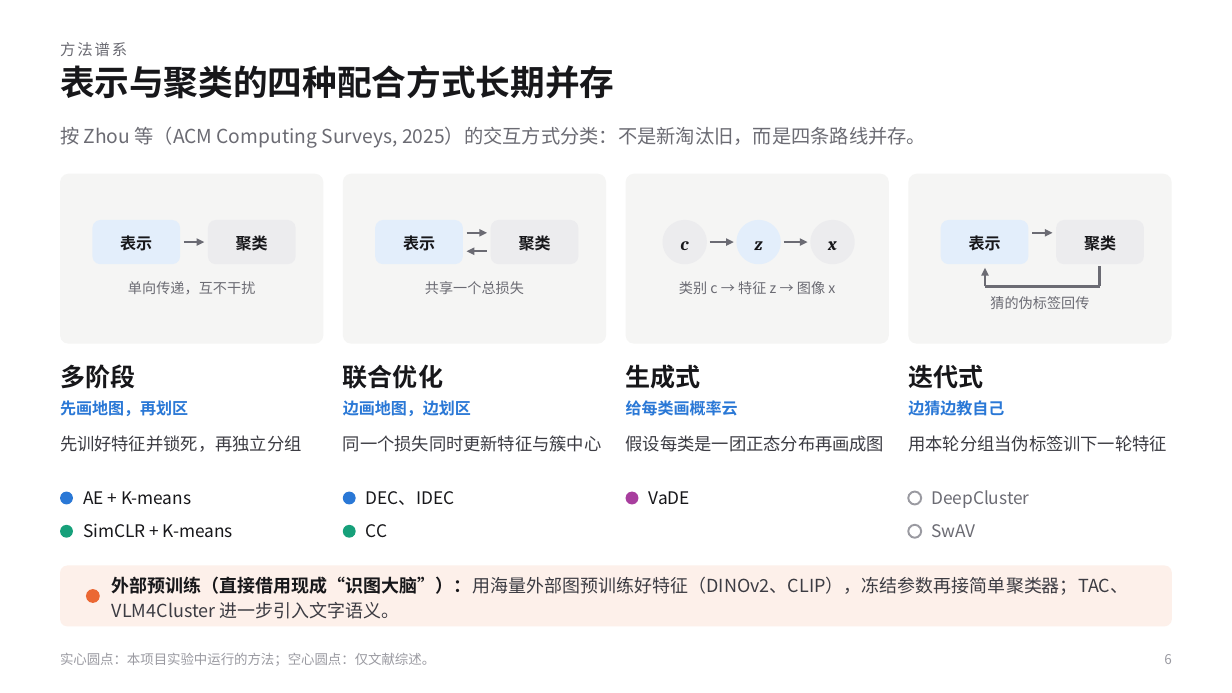
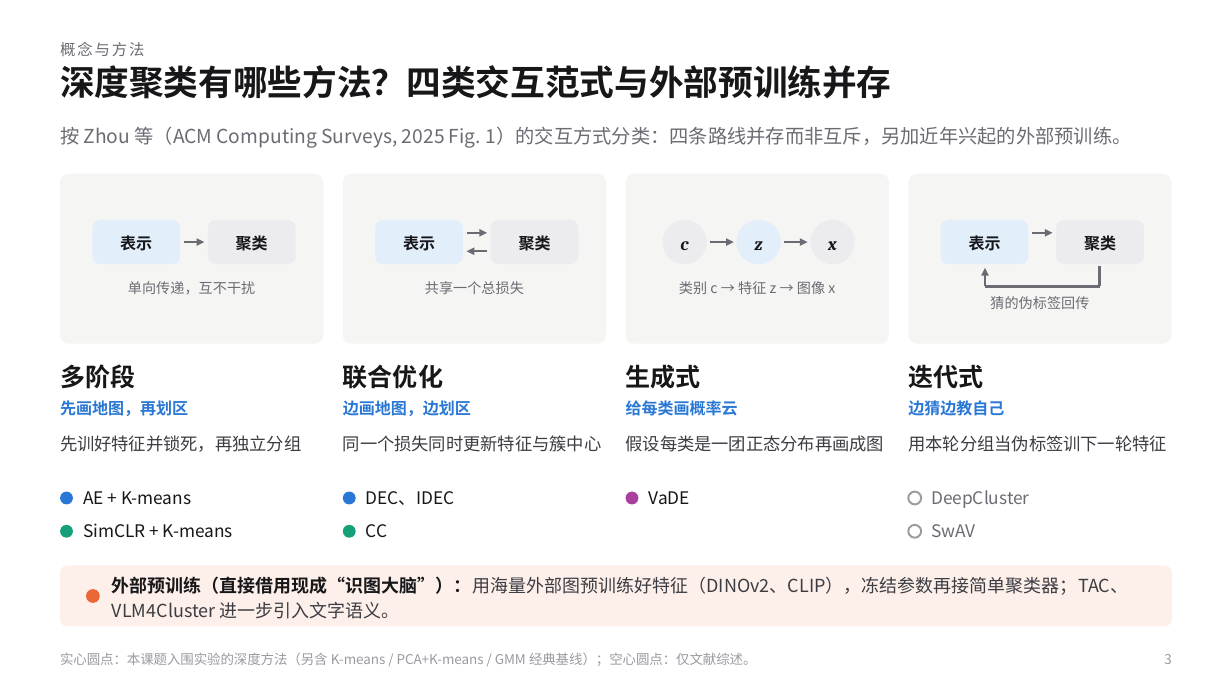
Before and after one commit to KQYaili/DeepClustering-Survey, a slide deck: slide 3 of presentation/deep-clustering-evolution-selection-guide.pptx (slide 6 before the commit). Drawn at 1232x693 pixels with LibreOffice and Linux fonts; fonts in the diff are those of the drawing. Boxes give left, top, right and bottom in pixels: in the first picture for what was removed or moved away, otherwise in the second. Text is boxed around its words. In the diff, an @@ line names an element or a change of style, - is before the commit and + after.

```diff
--- a/presentation/deep-clustering-evolution-selection-guide.pptx
+++ b/presentation/deep-clustering-evolution-selection-guide.pptx
@@ text at (x1=60, y1=42, x2=145, y2=56): text changed @@
-方法谱系
+概念与方法
@@ text at (x1=60, y1=65, x2=892, y2=99): text changed @@
-表示与聚类的四种配合方式长期并存
+深度聚类有哪些方法？四类交互范式与外部预训练并存
@@ text at (x1=60, y1=126, x2=1131, y2=148): text changed @@
-按 Zhou 等（ACM Computing Surveys, 2025）的交互方式分类：不是新淘汰旧，而是四条路线并存。
+按 Zhou 等（ACM Computing Surveys, 2025 Fig. 1）的交互方式分类：四条路线并存而非互斥，另加近年兴起的外部预训练。
@@ text at (x1=60, y1=653, x2=756, y2=666): text changed @@
-实心圆点：本项目实验中运行的方法；空心圆点：仅文献综述。
+实心圆点：本课题入围实验的深度方法（另含 K-means / PCA+K-means / GMM 经典基线）；空心圆点：仅文献综述。
@@ text at (x1=1164, y1=654, x2=1171, y2=664): text changed @@
-6
+3
```
Also in this commit, not shown: 26 other slides changed, 2 slides added, 8 other files.
